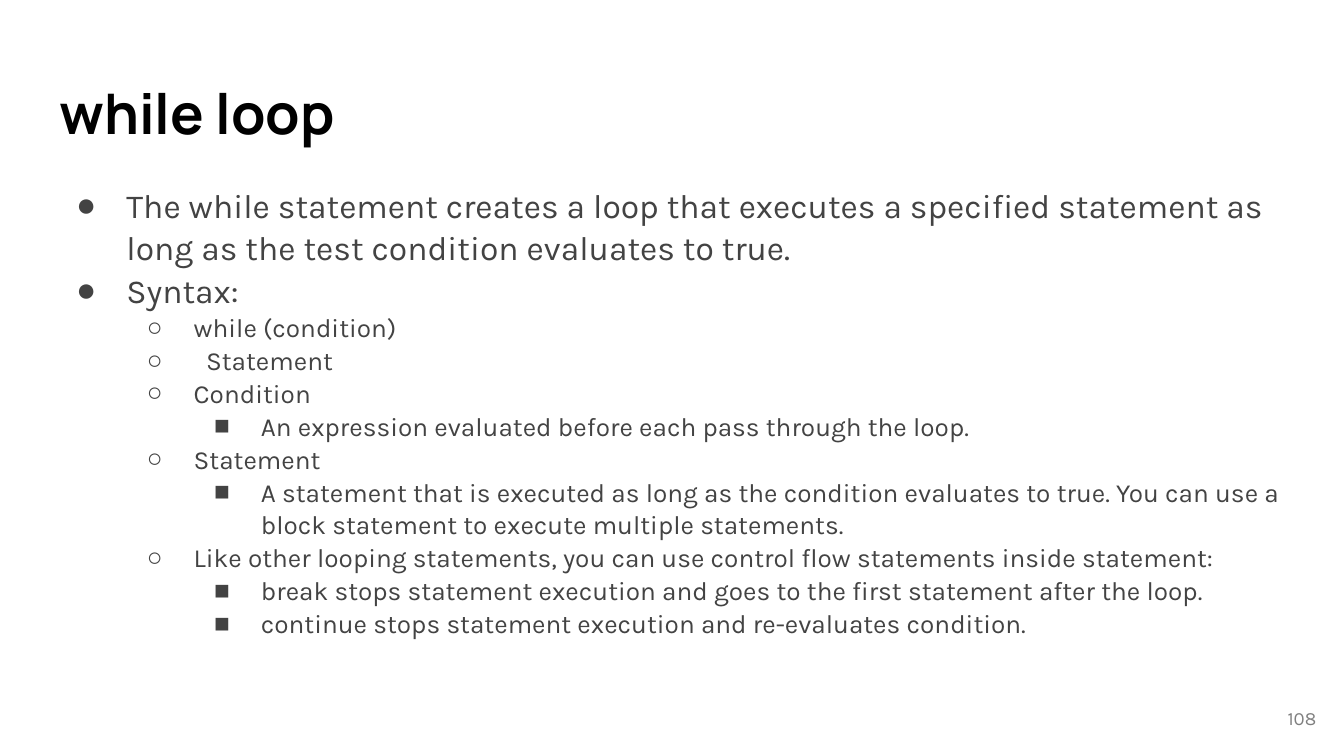
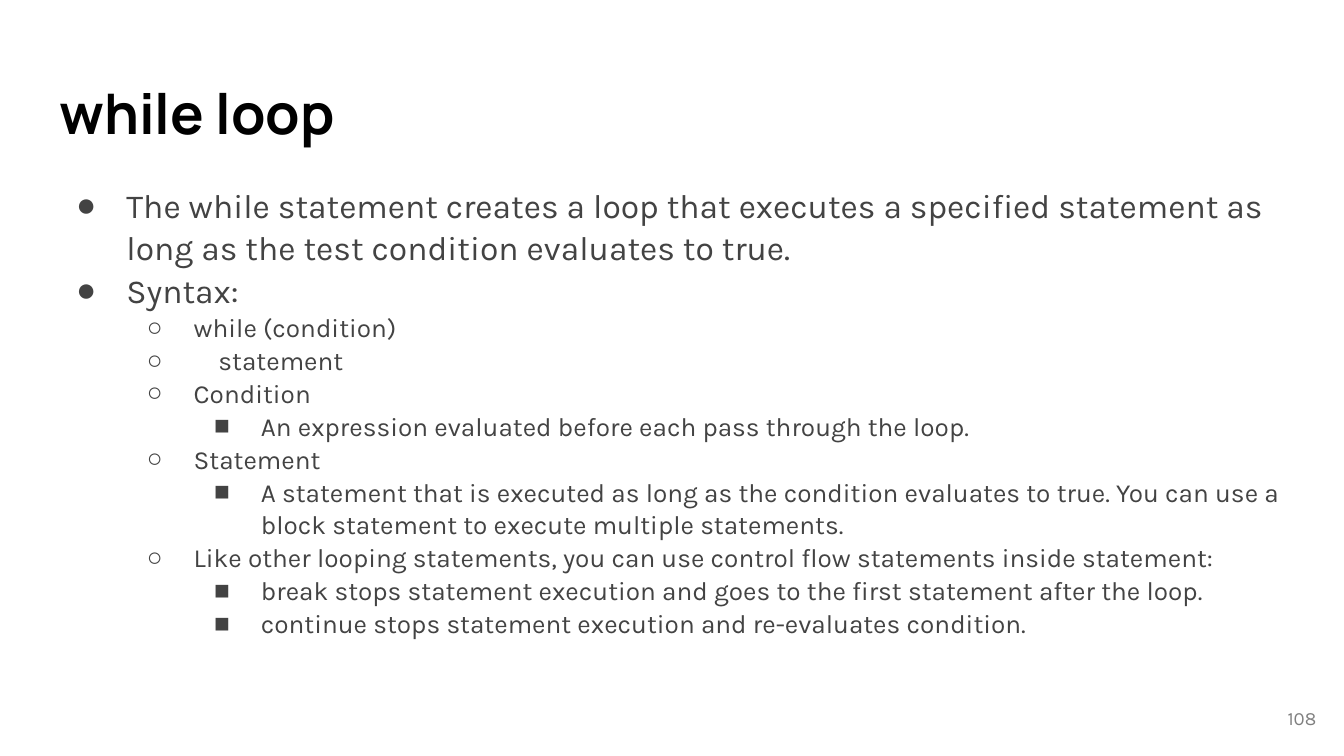
Before and after one commit to lancwyy/WebDev, a slide deck: slide 108 of Lecture_Materials/05-1-Javascript Basics.pptx. Drawn at 1344x756 pixels with LibreOffice and Linux fonts; fonts in the diff are those of the drawing. Boxes give left, top, right and bottom in pixels: in the first picture for what was removed or moved away, otherwise in the second. Text is boxed around its words. In the diff, an @@ line names an element or a change of style, - is before the commit and + after.

```diff
--- a/Lecture_Materials/05-1-Javascript Basics.pptx
+++ b/Lecture_Materials/05-1-Javascript Basics.pptx
@@ text at (218,354,343,371): text changed @@
-  ○ Statement
+  ○ statement
```
Also in this commit, not shown: 15 other slides changed.
